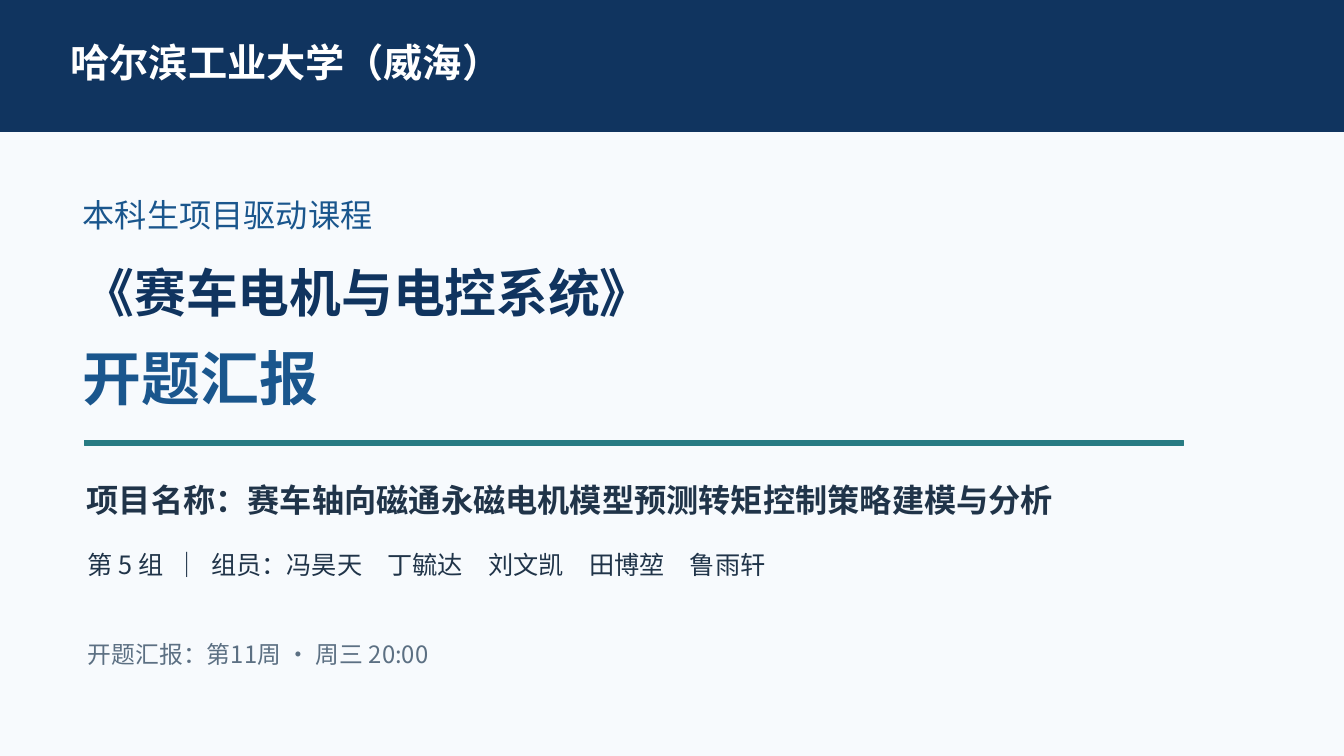
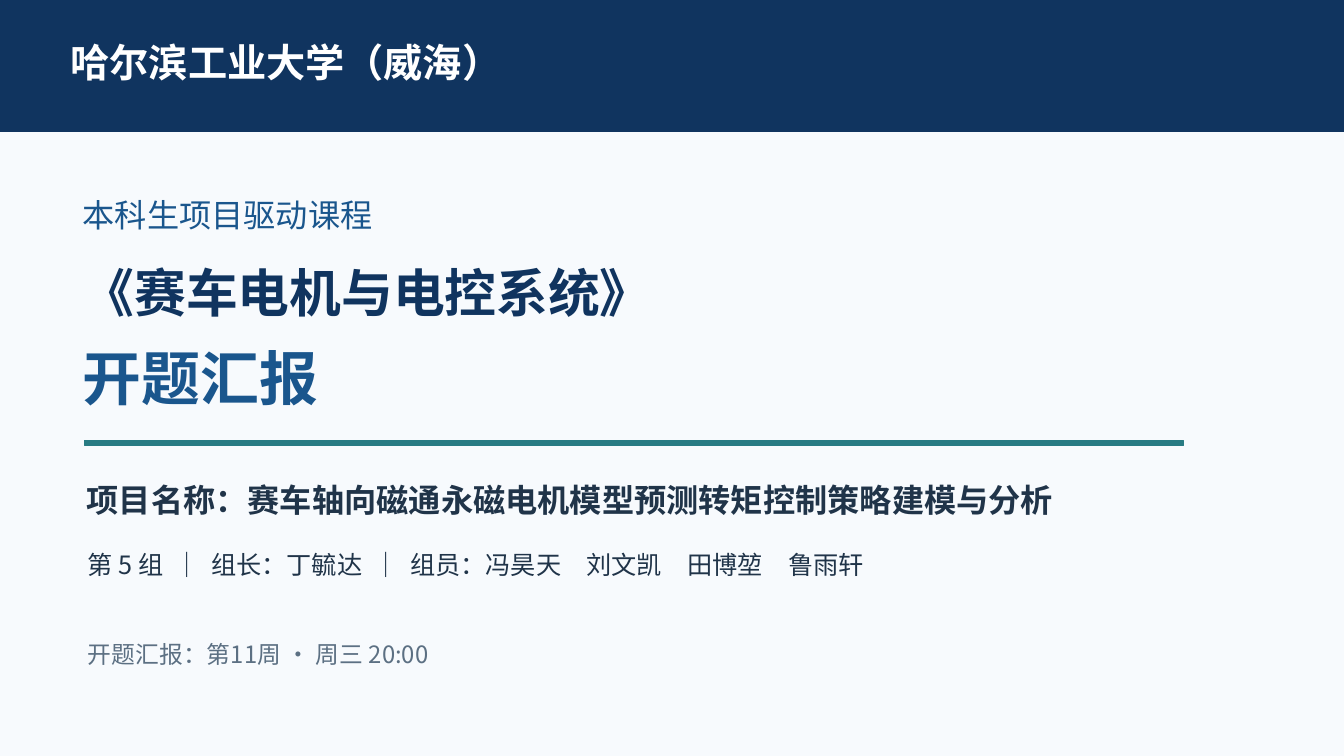
Before and after one commit to dydpop/afpm-mptc, a slide deck: slide 1 of docs/开题汇报.pptx. Drawn at 1344x756 pixels with LibreOffice and Linux fonts; fonts in the diff are those of the drawing. Boxes give left, top, right and bottom in pixels: in the first picture for what was removed or moved away, otherwise in the second. Text is boxed around its words. In the diff, an @@ line names an element or a change of style, - is before the commit and + after.

```diff
--- a/docs/开题汇报.pptx
+++ b/docs/开题汇报.pptx
@@ text at [88, 552, 864, 576]: text changed @@
-第 5 组 ｜ 组员：冯昊天 丁毓达 刘文凯 田博堃 鲁雨轩
+第 5 组 ｜ 组长：丁毓达 ｜ 组员：冯昊天 刘文凯 田博堃 鲁雨轩
```
Also in this commit, not shown: 1 other slide changed, 2 other files.
